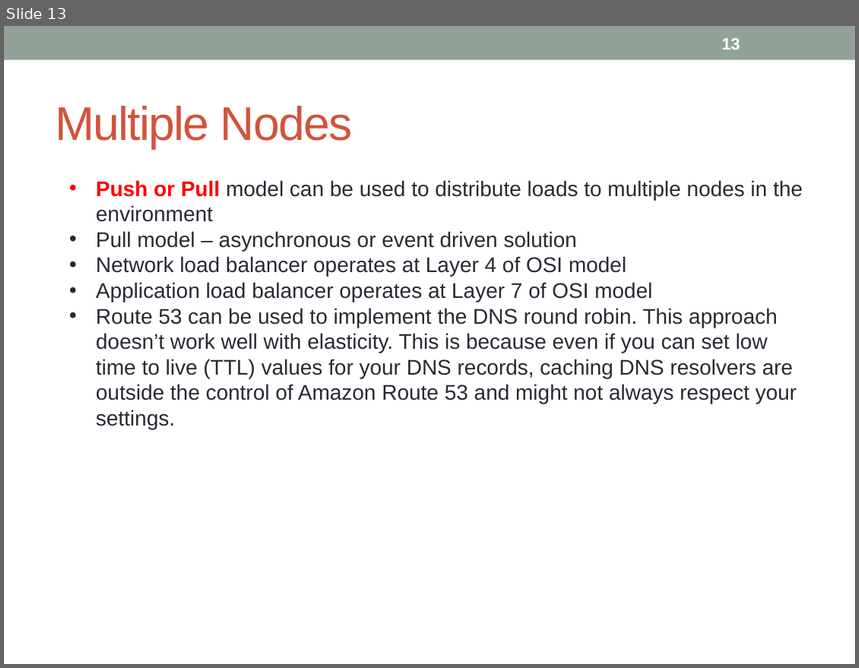
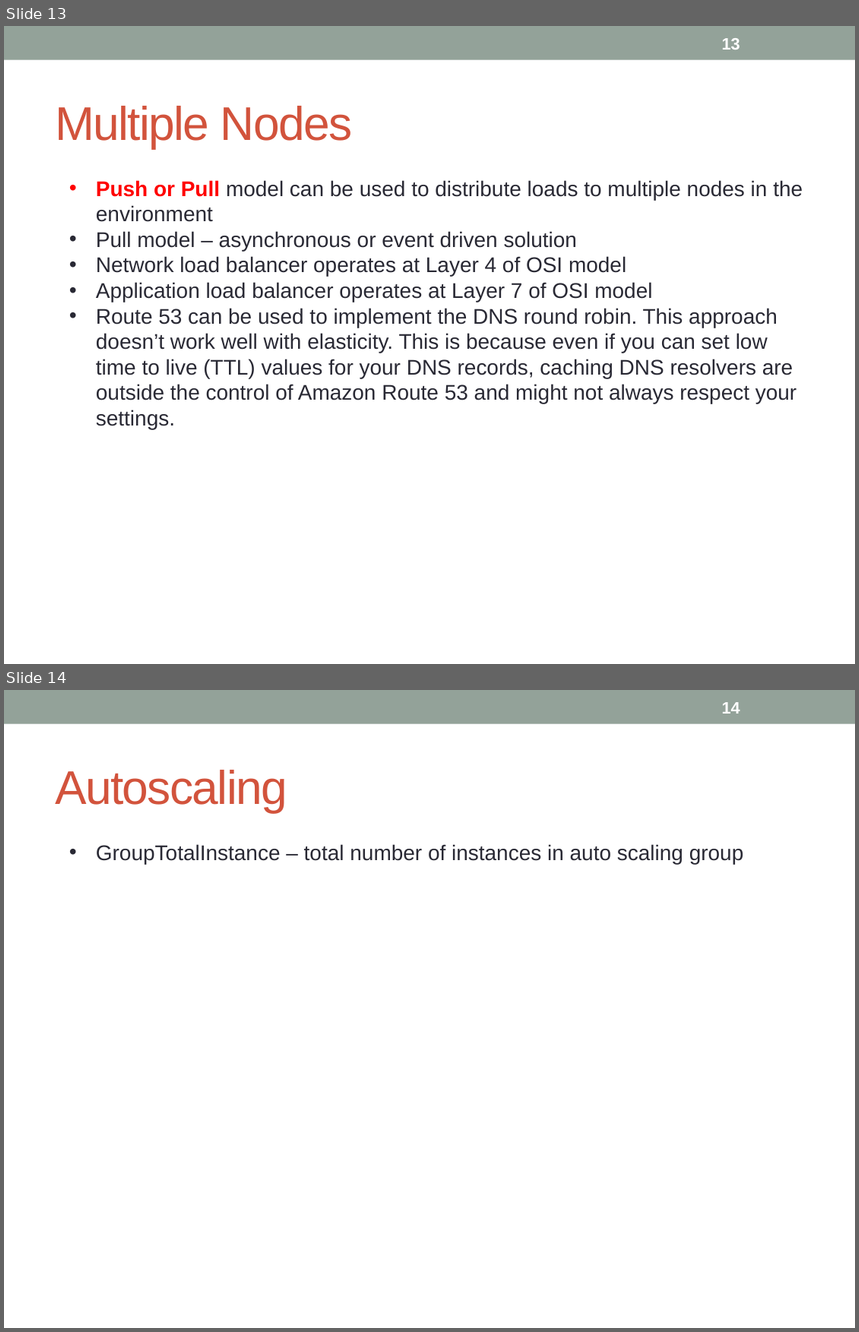
Before and after one commit to notionquest/ProjectDocumentation, a slide deck: AWS_Sysops.pptx. Shown one above the other, each under a label of ours: slide 13 before the commit, slides 13 and 14 after it. The pictures are 859x668 and 859x1332 pixels, drawn with LibreOffice and Linux fonts; fonts in the diff are those of the drawing. Boxes give left, top, right and bottom in pixels: in the first picture for what was removed or moved away, otherwise in the second. Text is boxed around its words. In the diff, an @@ line names an element or a change of style, - is before the commit and + after.

```diff
--- a/AWS_Sysops.pptx
+++ b/AWS_Sysops.pptx
@@ slide 14 added at bbox=[4, 690, 855, 1328], background #FFFFFF; not listed: 1 template element that a slide beside it also shows @@
@@ page number added at bbox=[722, 702, 740, 714], 14 pt, text #FFFFFF, bold @@
+14
@@ title added at bbox=[55, 770, 287, 813], 40 pt, text #D2533C @@
+Autoscaling
@@ text added at bbox=[96, 844, 744, 864], 18 pt, text #292934 @@
+• GroupTotalInstance – total number of instances in auto scaling group
```
Also in this commit, not shown: 1 slide changed, 2 other slides added.
